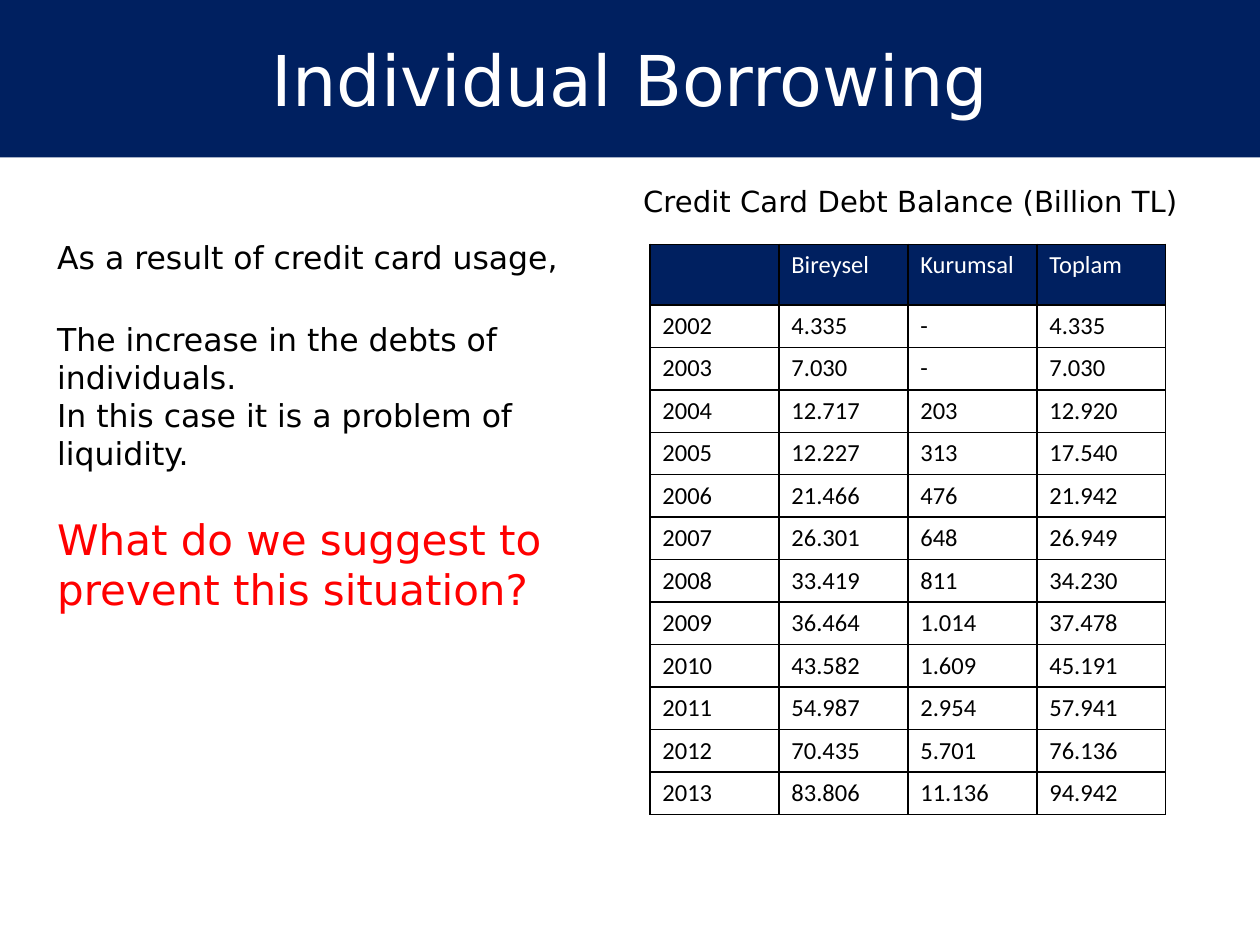
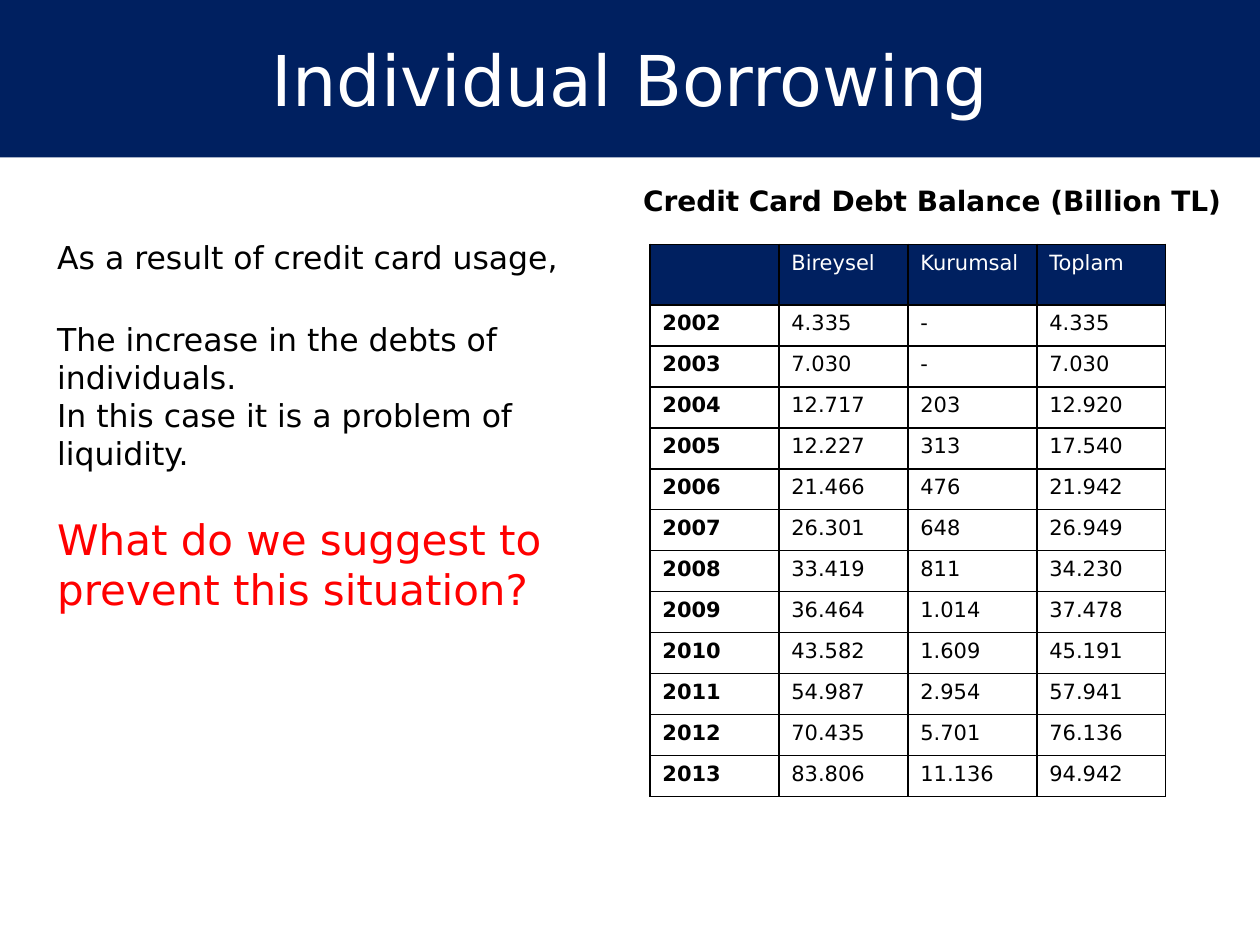
Before and after one commit to hakanyildiz/BIM444-Computer-Engineering-Apps, a slide deck: slide 10 of Documents/DUYARLIOL.pptx. Drawn at 1260x945 pixels with LibreOffice and Linux fonts; fonts in the diff are those of the drawing. Boxes give left, top, right and bottom in pixels: in the first picture for what was removed or moved away, otherwise in the second. Text is boxed around its words. In the diff, an @@ line names an element or a change of style, - is before the commit and + after.

```diff
--- a/Documents/DUYARLIOL.pptx
+++ b/Documents/DUYARLIOL.pptx
@@ text "Credit Card Debt Balance (Billion ..." at box(643, 189, 1221, 215): size 16.6 to 16 pt, bold on @@
@@ table at box(650, 244, 1164, 798) @@
@@ size 14 to 12 pt, font Calibri to DejaVu Sans @@
@@ bold on in "2002", "2003", "2004", "2005" and 8 more places @@
```
Also in this commit, not shown: 2 other slides changed, 1 other file.
